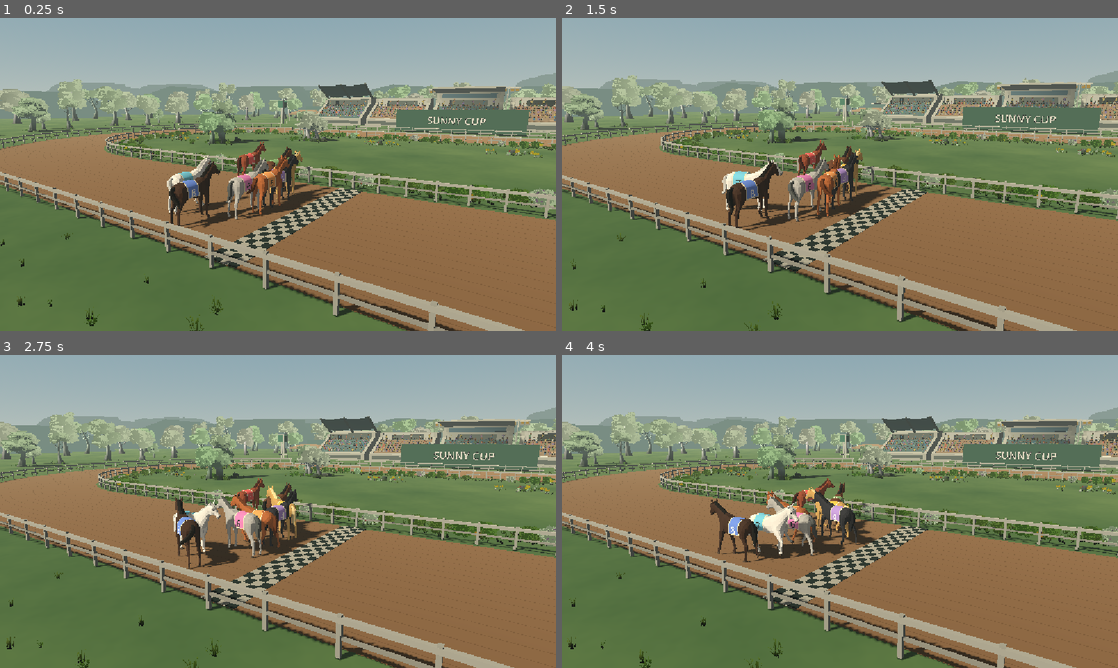
Above: before the commit, frames 1-4 (two rows, left to right).
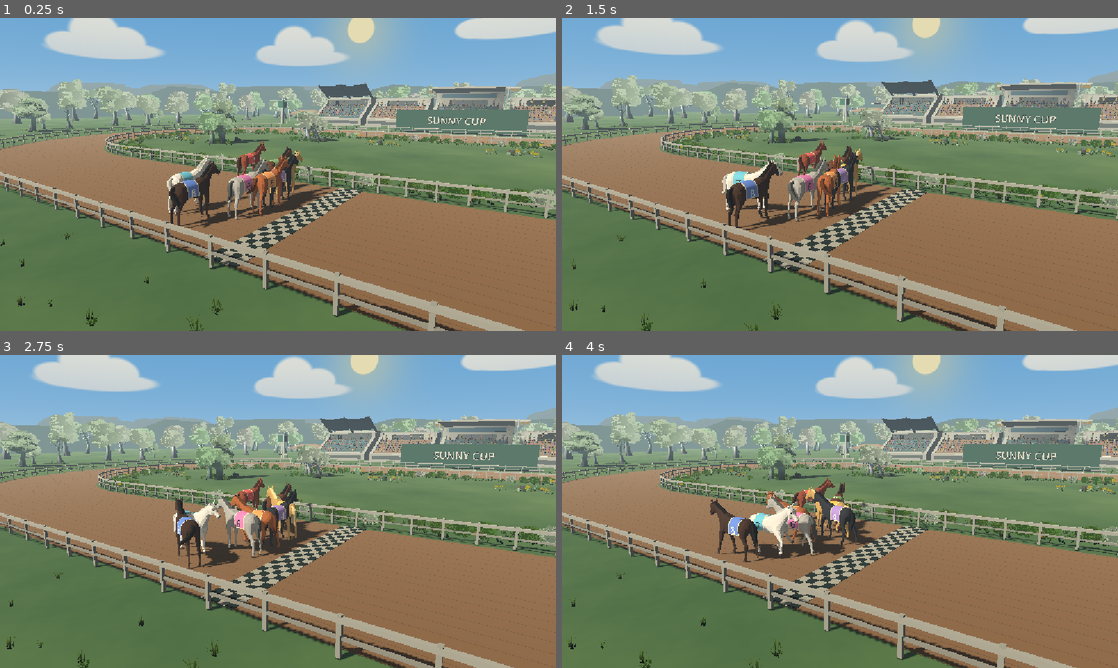
Above: after the commit, the same moments.

Repository: fayipon/racehorse
Game: Godot game, scene res://scenes/main.tscn
Two runs of this game, one before a commit and one after it. Both use one fixed random seed, a clock stepped at 60 frames per second and the inputs below.
Inputs:
- Up to frame 1 (0.25 s): no input
- Up to frame 2 (1.5 s): no input
- Up to frame 3 (2.75 s): no input
- Up to frame 4 (4 s): no input

The runs differ from the first frame. In frame 1, 21% of the frame differs, in the area x 0-100%, y 0-35%; in frame 2, 20%; in frame 3, 20%; in frame 4, 20%.

Commit message:
Add sunny blue sky with soft clouds and a warm sun

Diff:
--- a/godot/scripts/race.gd
+++ b/godot/scripts/race.gd
@@ -130,19 +130,17 @@
 
 func build_environment() -> void:
 	var env := Environment.new()
-	var sky_material := ProceduralSkyMaterial.new()
-	sky_material.sky_top_color=Color("7eabc5")
-	sky_material.sky_horizon_color=Color("d3ddd6")
-	sky_material.ground_bottom_color=Color("63704d")
-	sky_material.ground_horizon_color=Color("bdc6b9")
+	var sky_material := ShaderMaterial.new()
+	sky_material.shader = preload("res://shaders/sunny_sky.gdshader")
+	sky_material.set_shader_parameter("drift_speed",0.0 if reduced_motion else 0.001)
 	var sky := Sky.new()
 	sky.sky_material=sky_material
 	env.background_mode = Environment.BG_SKY
 	env.sky=sky
 	env.fog_enabled=true
-	env.fog_light_color=Color("adbcae")
+	env.fog_light_color=Color("c5ddeb")
 	env.fog_density=.0014
-	env.fog_sky_affect=.12
+	env.fog_sky_affect=0.0
 	env.ambient_light_source = Environment.AMBIENT_SOURCE_COLOR
 	env.ambient_light_color = Color("aebac6")
 	env.ambient_light_energy = 0.25
--- /dev/null
+++ b/godot/shaders/sunny_sky.gdshader
@@ -0,0 +1,42 @@
+shader_type sky;
+render_mode use_debanding;
+
+// Broad, soft cloud silhouettes keep the sky readable in low race cameras.
+uniform float drift_speed = 0.001;
+
+float puff(vec2 p, vec2 center, vec2 size) {
+	return 1.0 - smoothstep(0.78, 1.0, length((p - center) / size));
+}
+
+void sky() {
+	vec3 direction = normalize(EYEDIR);
+	float height = max(direction.y, 0.0);
+	vec3 sky = mix(vec3(0.73, 0.88, 0.98), vec3(0.20, 0.57, 0.87), pow(height, 0.48));
+	if (direction.y < 0.0) {
+		sky = mix(vec3(0.73, 0.88, 0.98), vec3(0.43, 0.58, 0.37), smoothstep(0.0, 0.18, -direction.y));
+	}
+	vec3 sun_direction = normalize(vec3(-0.38, 0.22, -1.0));
+	float sun_distance = length(direction - sun_direction);
+	float halo = exp(-sun_distance * sun_distance * 100.0);
+	sky = mix(sky, vec3(1.0, 0.91, 0.65), halo * 0.45);
+	float disc = 1.0 - smoothstep(0.033, 0.037, sun_distance);
+	sky = mix(sky, vec3(1.0, 0.96, 0.78), disc);
+	float angle = atan(direction.x, direction.z);
+	float cloud = 0.0;
+	for (int i = 0; i < 12; i++) {
+		float index = float(i);
+		float center = index * 0.523599 + TIME * drift_speed;
+		float offset = atan(sin(angle - center), cos(angle - center));
+		float elevation = 0.12 + 0.055 * sin(index * 2.4) + 0.06 * mod(index, 2.0);
+		vec2 p = vec2(offset, direction.y - elevation);
+		float size = 0.8 + 0.2 * sin(index * 5.7);
+		float shape = puff(p, vec2(0.0, 0.0), vec2(0.15, 0.025) * size);
+		shape = max(shape, puff(p, vec2(-0.04, 0.02), vec2(0.058, 0.04) * size));
+		shape = max(shape, puff(p, vec2(0.025, 0.035), vec2(0.065, 0.055) * size));
+		shape = max(shape, puff(p, vec2(0.085, 0.009), vec2(0.055, 0.029) * size));
+		cloud = max(cloud, shape);
+	}
+	vec3 cloud_color = mix(vec3(0.85, 0.90, 0.93), vec3(1.0, 0.99, 0.94), smoothstep(0.06, 0.23, direction.y));
+	sky = mix(sky, cloud_color, cloud * smoothstep(0.0, 0.06, direction.y) * 0.93);
+	COLOR = sky;
+}
Not shown, added: godot/shaders/sunny_sky.gdshader.uid
Not shown, changed: public/game/index.html
Not shown, changed: public/game/index.pck
